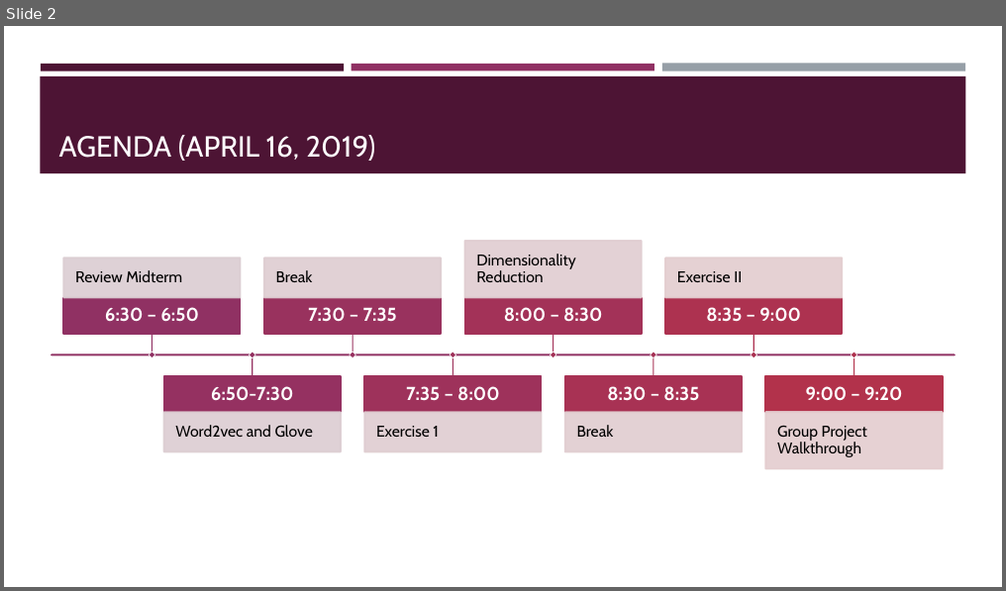
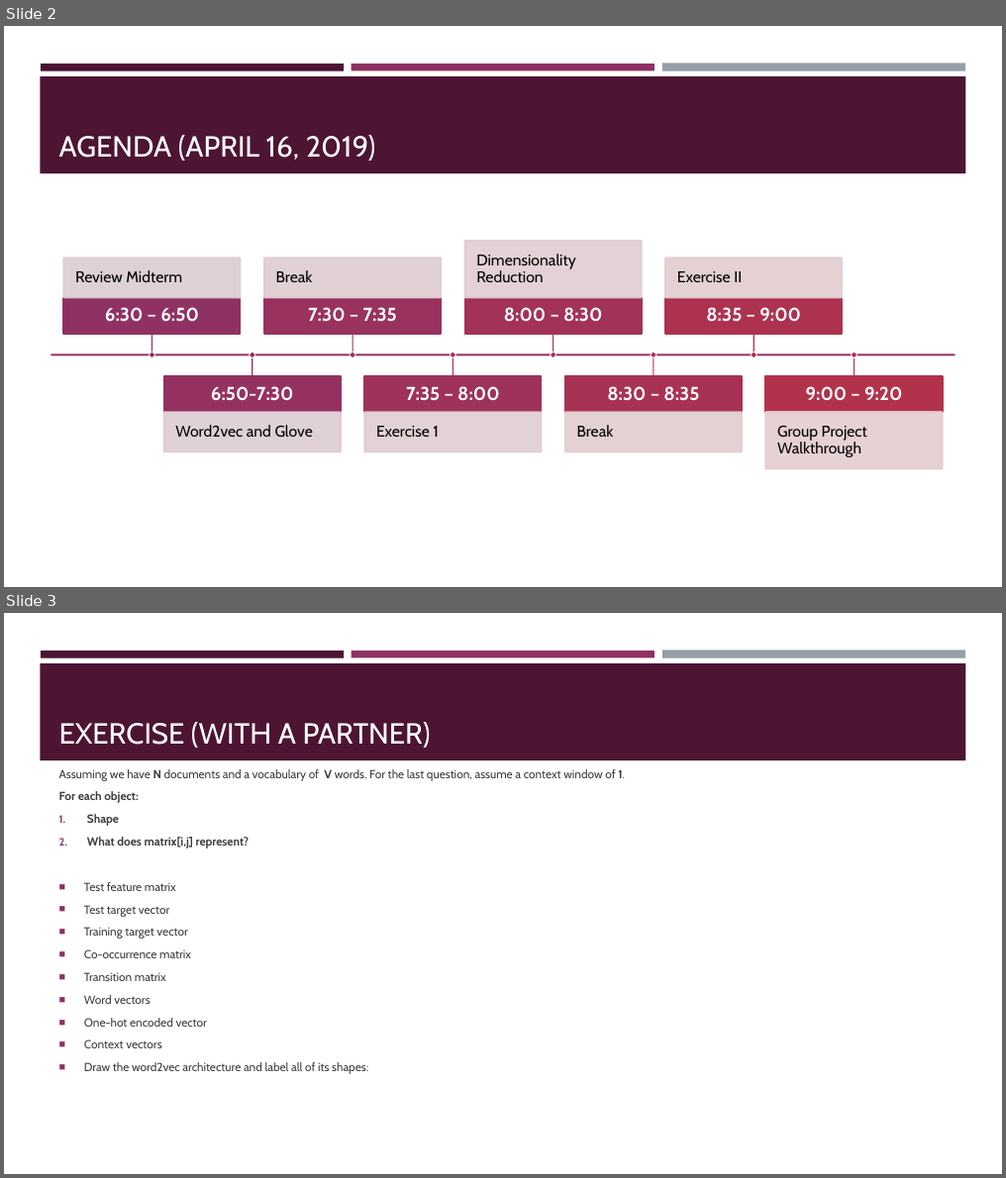
Before and after one commit to VarunDS/dso-599-text-analytics-nlp, a slide deck: week6/slides.pptx. Shown one above the other, each under a label of ours: slide 2 before the commit, slides 2 and 3 after it. The pictures are 1006x591 and 1006x1178 pixels, drawn with LibreOffice and Linux fonts; fonts in the diff are those of the drawing. Boxes give left, top, right and bottom in pixels: in the first picture for what was removed or moved away, otherwise in the second. Text is boxed around its words. In the diff, an @@ line names an element or a change of style, - is before the commit and + after.

Commit message:
slide updates

```diff
--- a/week6/slides.pptx
+++ b/week6/slides.pptx
@@ slide 3 added at [4, 613, 1002, 1174], background #FFFFFF; not listed: 4 template elements that a slide beside it also shows @@
@@ title added at [59, 722, 431, 748], 28 pt, text #FFFFFF @@
+EXERCISE (WITH A PARTNER)
@@ text added at [59, 769, 625, 1074], 11.2 pt, text #3D3D3D @@
+Assuming we have N documents and a vocabulary of V words. For the last question, assume a context window of 1.
+For each object:
+1. Shape
+2. What does matrix[i,j] represent?
+■ Test feature matrix
+■ Test target vector
+■ Training target vector
+■ Co-occurrence matrix
+■ Transition matrix
+■ Word vectors
+■ One-hot encoded vector
+■ Context vectors
+■ Draw the word2vec architecture and label all of its shapes:
```
Also in this commit, not shown: 3 slides removed.
